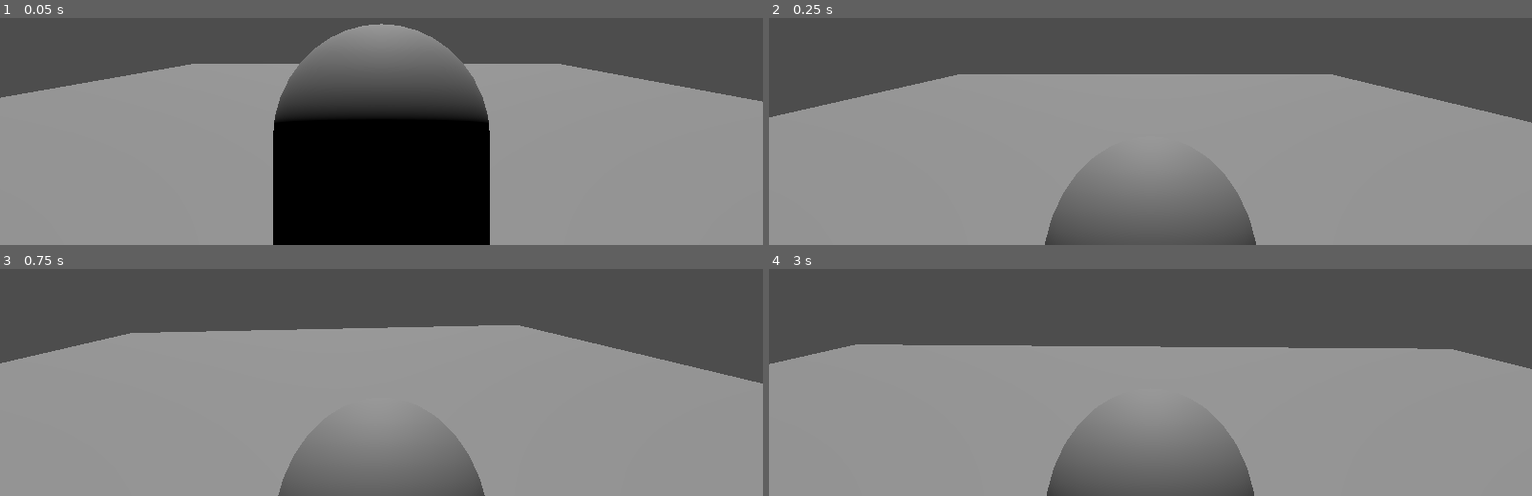
Above: before the commit, frames 1-4 (two rows, left to right).
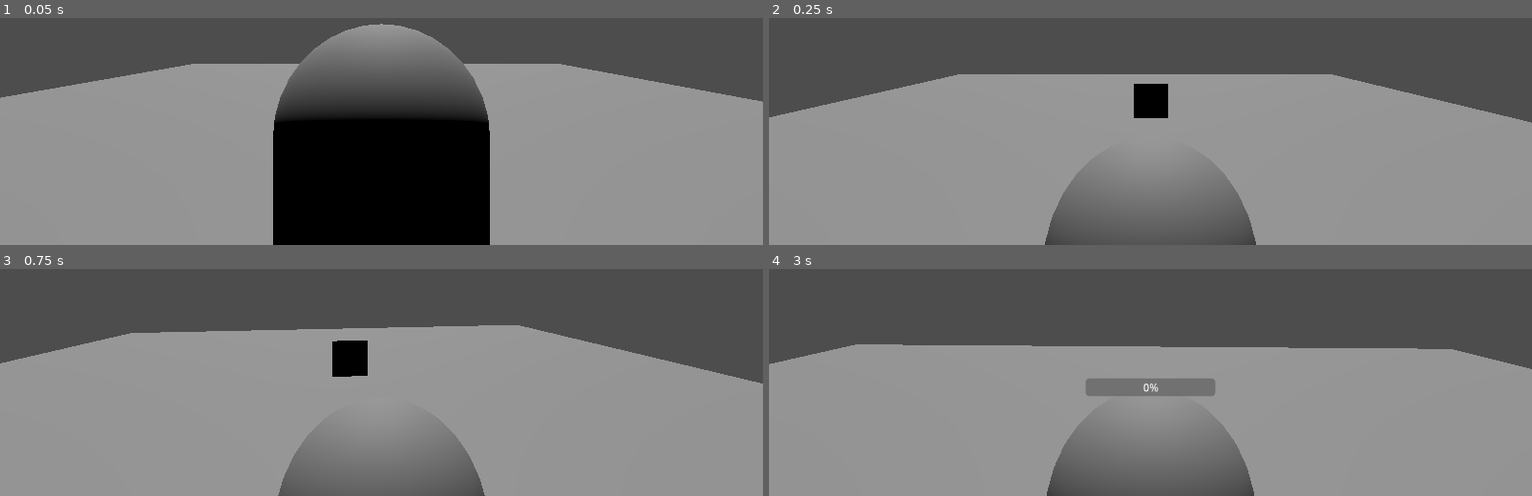
Above: after the commit, the same moments.

Repository: etper/dead-by-daylight
Game: Godot game, scene res://main.tscn
Same seed, same stepped clock (60 frames per second), same inputs: the game is played once before the commit and once after it.
Inputs (mouse positions are in pixels of both pictures, inside the frame that each line leads up to):
- Up to frame 1 (0.05 s): no input
- Up to frame 2 (0.25 s): no input
- Up to frame 3 (0.75 s): move the mouse to (419, 280) at 0.52 s; hold W (move_forward) from 0.53 s (still down); hold E (interact, bound only after the commit) from 0.53 s (still down)
- Up to frame 4 (3 s): keep holding W (move_forward); move the mouse to (1112, 282) at 1.27 s; release E (interact, bound only after the commit) at 1.28 s; tap Ctrl (crouch) at 1.35 s; tap E (interact, bound only after the commit) at 1.55, 2.3, 2.85 s; move the mouse to (1165, 273) at 2.02 s; hold Shift (sprint) 2.03-2.78 s; move the mouse to (1142, 289) at 2.77 s

Frame 1 is identical in both runs. In frame 2, 0.7% of the frame differs, in the area x 47-53%, y 28-45%; in frame 3, 0.7%; in frame 4, 1.3%, in the area x 41-59%, y 48-56%.

Commit message:
repairing gens

Diff:
--- /dev/null
+++ b/Generator.tscn
@@ -0,0 +1,21 @@
+[gd_scene format=3 uid="uid://d0k1un4iomref"]
+
+[ext_resource type="Script" uid="uid://cfo4vjfu32f0" path="res://generator.gd" id="1_1icv0"]
+
+[sub_resource type="BoxMesh" id="BoxMesh_tpdsf"]
+
+[sub_resource type="BoxShape3D" id="BoxShape3D_1icv0"]
+
+[node name="Generator" type="Node3D" unique_id=1653294366]
+script = ExtResource("1_1icv0")
+
+[node name="MeshInstance3D" type="MeshInstance3D" parent="." unique_id=1118251724]
+mesh = SubResource("BoxMesh_tpdsf")
+
+[node name="Area3D" type="Area3D" parent="." unique_id=2029237485]
+
+[node name="CollisionShape3D" type="CollisionShape3D" parent="Area3D" unique_id=1645896267]
+shape = SubResource("BoxShape3D_1icv0")
+
+[connection signal="body_entered" from="Area3D" to="." method="_on_area_3d_body_entered"]
+[connection signal="body_exited" from="Area3D" to="." method="_on_area_3d_body_exited"]
--- /dev/null
+++ b/generator.gd
@@ -0,0 +1,46 @@
+extends Node3D
+
+@export var repair_time := 10.0
+
+var repair_progress := 0.0
+var is_player_near := false
+var completed := false
+
+@onready var progress_bar = $"../CanvasLayer/ProgressBar"
+
+func _ready():
+	progress_bar.visible = false
+
+func _process(delta):
+
+	progress_bar.value = (repair_progress / repair_time) * 100
+
+	if completed:
+		return
+
+	if is_player_near and Input.is_action_pressed("interact"):
+
+		repair_progress += delta
+
+		print(repair_progress / repair_time)
+
+		if repair_progress >= repair_time:
+			complete_generator()
+
+func complete_generator():
+
+	completed = true
+
+	print("GENERATOR COMPLETE")
+
+func _on_area_3d_body_entered(body):
+
+	if body.name == "Player":
+		is_player_near = true
+		progress_bar.visible = true
+
+func _on_area_3d_body_exited(body):
+
+	if body.name == "Player":
+		is_player_near = false
+		progress_bar.visible = false
--- a/main.tscn
+++ b/main.tscn
@@ -1,6 +1,7 @@
 [gd_scene format=3 uid="uid://spnms5i3qvl2"]
 
 [ext_resource type="PackedScene" uid="uid://b3lridsfassvf" path="res://Player.tscn" id="1_ig7tw"]
+[ext_resource type="PackedScene" uid="uid://d0k1un4iomref" path="res://Generator.tscn" id="2_0xm2m"]
 
 [sub_resource type="PlaneMesh" id="PlaneMesh_7dm0k"]
 
@@ -23,3 +24,22 @@
 
 [node name="DirectionalLight3D" type="DirectionalLight3D" parent="." unique_id=1074682427]
 transform = Transform3D(1, 0, 0, 0, -0.35115534, 0.9363172, 0, -0.9363172, -0.35115534, 0, 23.144346, 0)
+
+[node name="Generator" parent="." unique_id=1653294366 instance=ExtResource("2_0xm2m")]
+transform = Transform3D(1, 0, 0, 0, 1, 0, 0, 0, 1, 0.33115387, 0.5302658, -7.2206316)
+
+[node name="CanvasLayer" type="CanvasLayer" parent="." unique_id=690280085]
+
+[node name="ProgressBar" type="ProgressBar" parent="CanvasLayer" unique_id=1982753036]
+visible = false
+anchors_preset = 8
+anchor_left = 0.5
+anchor_top = 0.5
+anchor_right = 0.5
+anchor_bottom = 0.5
+offset_left = -98.0
+offset_top = 146.0
+offset_right = 98.0
+offset_bottom = 173.0
+grow_horizontal = 2
+grow_vertical = 2
--- a/notes.gd
+++ b/notes.gd
@@ -5,7 +5,6 @@
 #
 ### Interaction Systems
 #
-#* Generator repair
 #* Healing
 #* Totem cleansing
 #* Chest searching
--- a/project.godot
+++ b/project.godot
@@ -47,6 +47,11 @@
 "events": [Object(InputEventKey,"resource_local_to_scene":false,"resource_name":"","device":-1,"window_id":0,"alt_press …(195 unchanged characters)…
 ]
 }
+interact={
+"deadzone": 0.2,
+"events": [Object(InputEventKey,"resource_local_to_scene":false,"resource_name":"","device":-1,"window_id":0,"alt_pressed":false,"shift_pressed":false,"ctrl_pressed":false,"meta_pressed":false,"pressed":false,"keycode":0,"physical_keycode":69,"key_label":0,"unicode":101,"location":0,"echo":false,"script":null)
+]
+}
 
 [physics]
 
Not shown, added: generator.gd.uid
